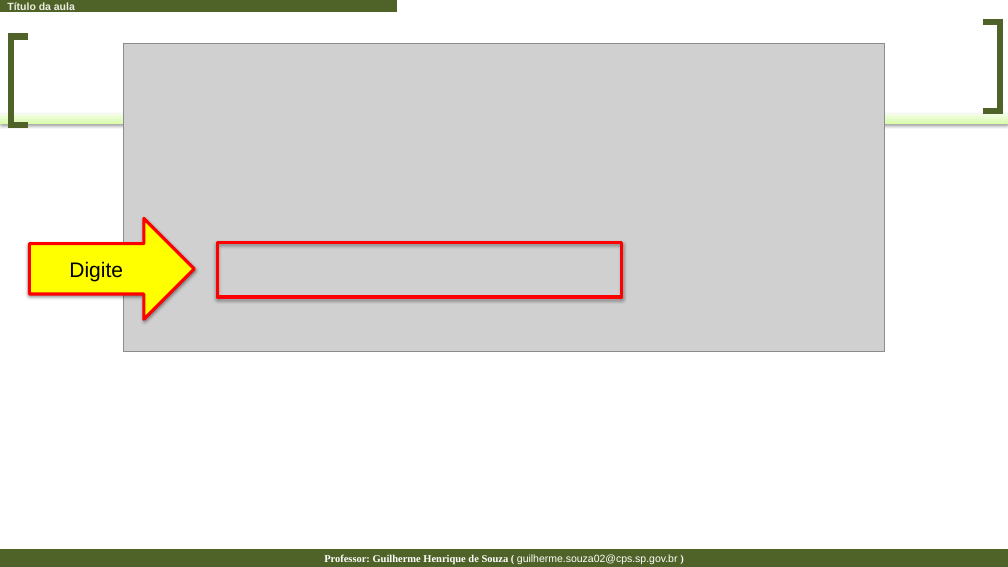
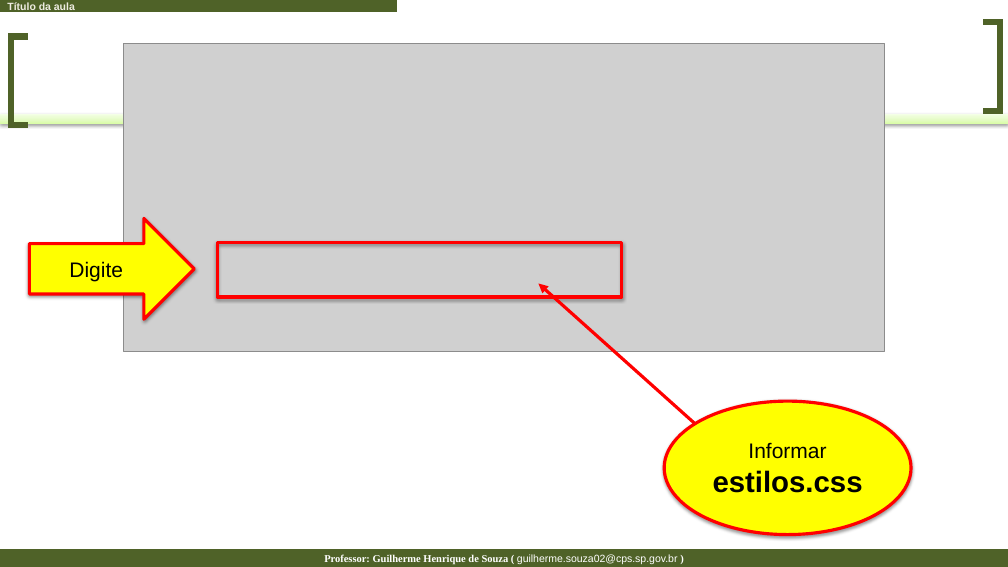
Before and after one commit to guilhermehsouza/AulaCSS, a slide deck: slide 75 of Aula 02 - Passo a Passo.pptx (slide 74 before the commit). Drawn at 1008x567 pixels with LibreOffice and Linux fonts; fonts in the diff are those of the drawing; grey boxes stand for pictures. Boxes give left, top, right and bottom in pixels: in the first picture for what was removed or moved away, otherwise in the second. Text is boxed around its words. In the diff, an @@ line names an element or a change of style, - is before the commit and + after.

```diff
--- a/Aula 02 - Passo a Passo.pptx
+++ b/Aula 02 - Passo a Passo.pptx
@@ arrow added from (712, 439) to (538, 284), #FF0000 3 pt @@
@@ ellipse added at (665, 402, 912, 535), fill #FFFF00, outline #FF0000 3 pt, 28 pt, text #000000, bold @@
+Informar
+estilos.css
```
Also in this commit, not shown: 3 other slides changed, 14 slides added, 6 slides removed, 2 other files.
